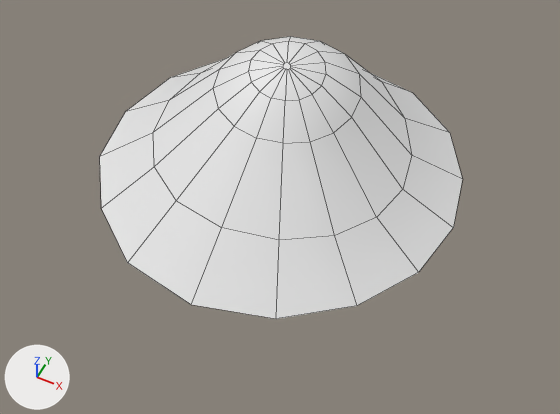
What one commit did to the FBX model Eggcessive/Assets/Food/meshes/foodPile.fbx.
One viewpoint serves both versions: a 50 mm lens placed at (0.131, -0.269, 0.302), pointed at (0.012, -0.03, 0.004). Every picture has the same lights, and +X, +Y and +Z are marked at lower left. The first picture is the older version. Mesh edges are drawn as thin lines. Where no turn or scale is listed for an object, it has been applied to the vertices.

Before the edit, the objects in view are built like this:
```python
me_cone = bpy.data.meshes.new('Cone')
me_cone.from_pydata(...)  # 80 vertices, 65 faces; spans x -0.105..0.095, y -0.1..0.1, z 0.0..0.07
me_cone.materials.append(mat_mat_foodpile)  # white #e7e7e7
ob_m_foodpile = bpy.data.objects.new('m_foodPile', me_cone)
ob_m_foodpile.location = (0.0, 0.0, 0.0)
```
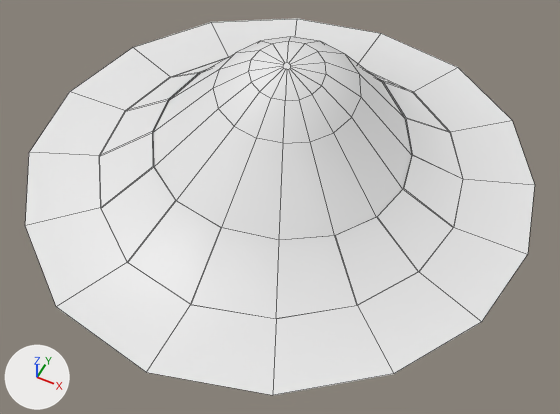
Where the change shows, as pixel boxes [x1, y1, x2, y2] in the pictures (560 x 414 px):
'm_foodPile_alpha', added: after [25, 18, 535, 395]

What changed in the scene script:
```text
Add mat_mat_foodpile_alpha:
    mat_mat_foodpile_alpha = principled_material('mat_foodPile_alpha')
    mat_mat_foodpile_alpha.base_color = (0.8, 0.8, 0.8)  # white #e7e7e7
Add me_cone_002:
    me_cone_002.from_pydata(...)  # 48 vertices, 32 faces; spans x -0.145..0.133, y -0.14..0.139, z 0.0..0.026
    me_cone_002.materials.append(mat_mat_foodpile_alpha)  # white #e7e7e7
Add ob_m_foodpile_alpha:
    ob_m_foodpile_alpha = bpy.data.objects.new('m_foodPile_alpha', me_cone_002)
    ob_m_foodpile_alpha.location = (0.0, 0.0, 0.0)
```
